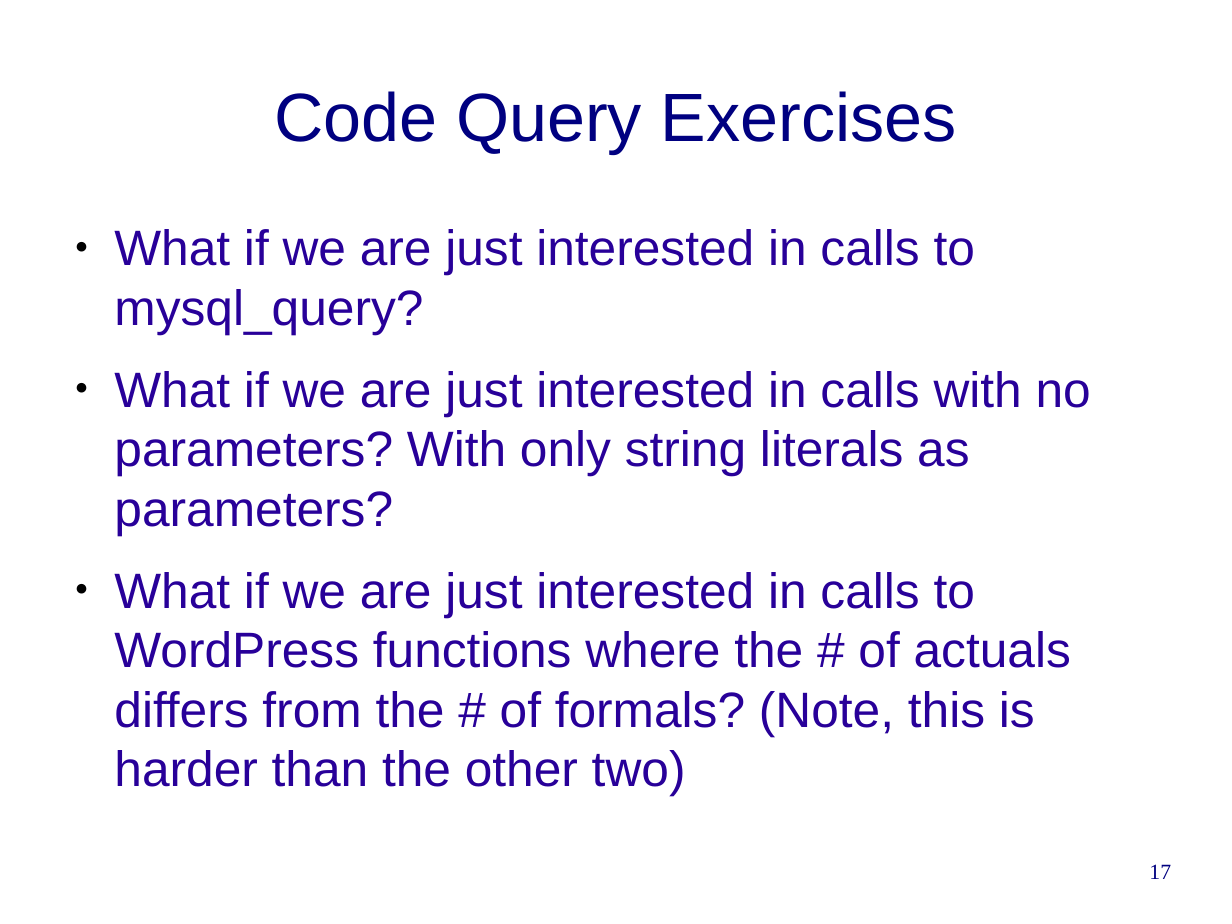
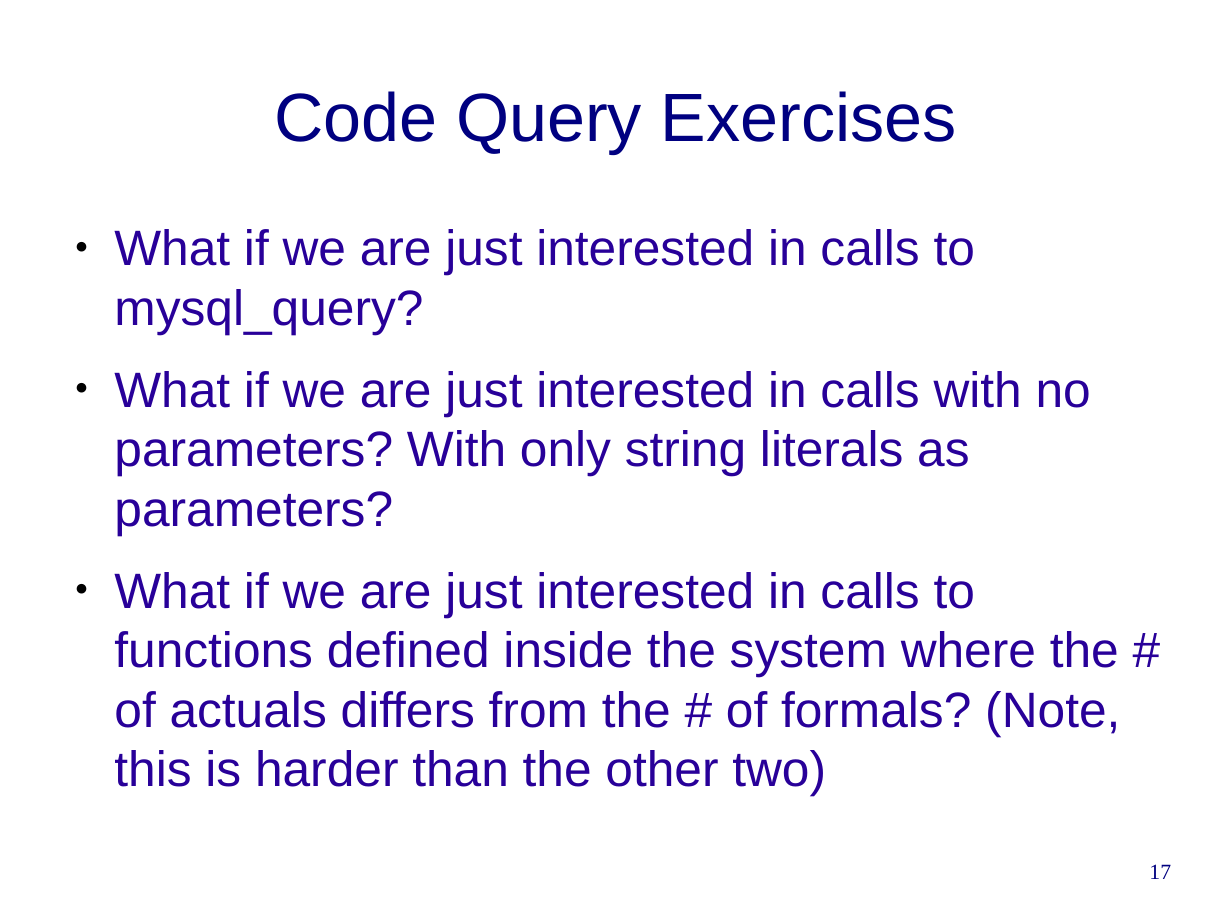
Before and after one commit to cwi-swat/rascal-course-pldi-2015, a slide deck: slide 17 of presentations/PHP-analysis.odp. Drawn at 1232x924 pixels with LibreOffice and Linux fonts; fonts in the diff are those of the drawing; background and template pictures are left out. Boxes give left, top, right and bottom in pixels: in the first picture for what was removed or moved away, otherwise in the second. Text is boxed around its words. In the diff, an @@ line names an element or a change of style, - is before the commit and + after.

```diff
--- a/presentations/PHP-analysis.odp
+++ b/presentations/PHP-analysis.odp
@@ text at box(114, 572, 1120, 796): text changed @@
-● What if we are just interested in calls to WordPress functions where the # of actuals differs from the # of formals? (Note, this is harder than the other two)
+● What if we are just interested in calls to functions defined inside the system where the # of actuals differs from the # of formals? (Note, this is harder than the other two)
```
Also in this commit, not shown: 3 other slides changed.
